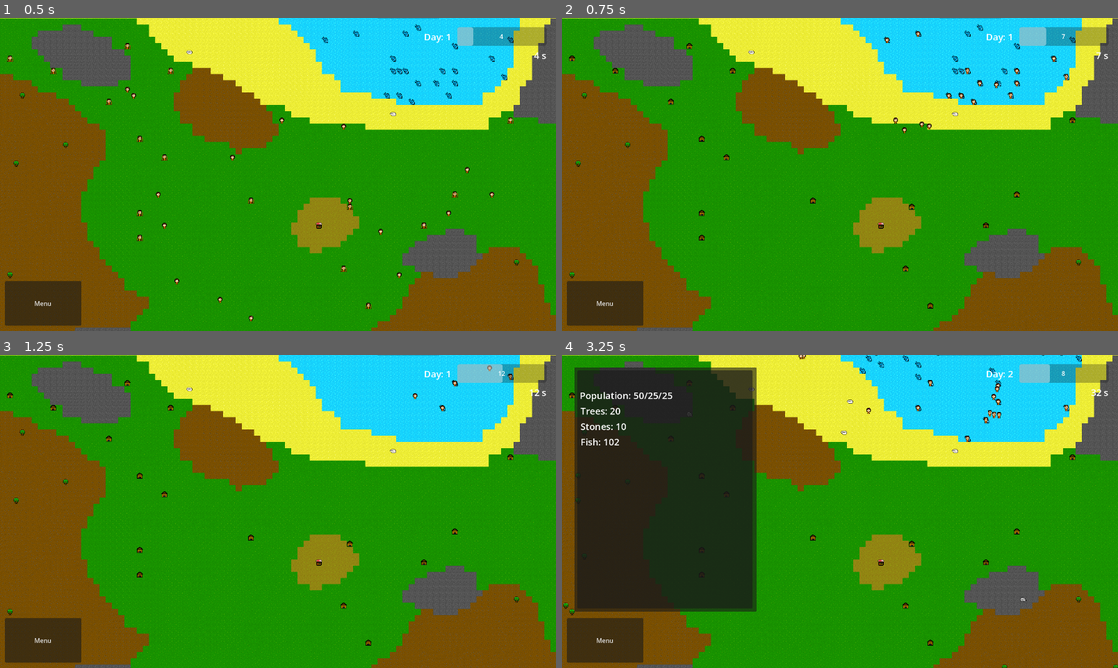
Above: before the commit, frames 1-4 (two rows, left to right).
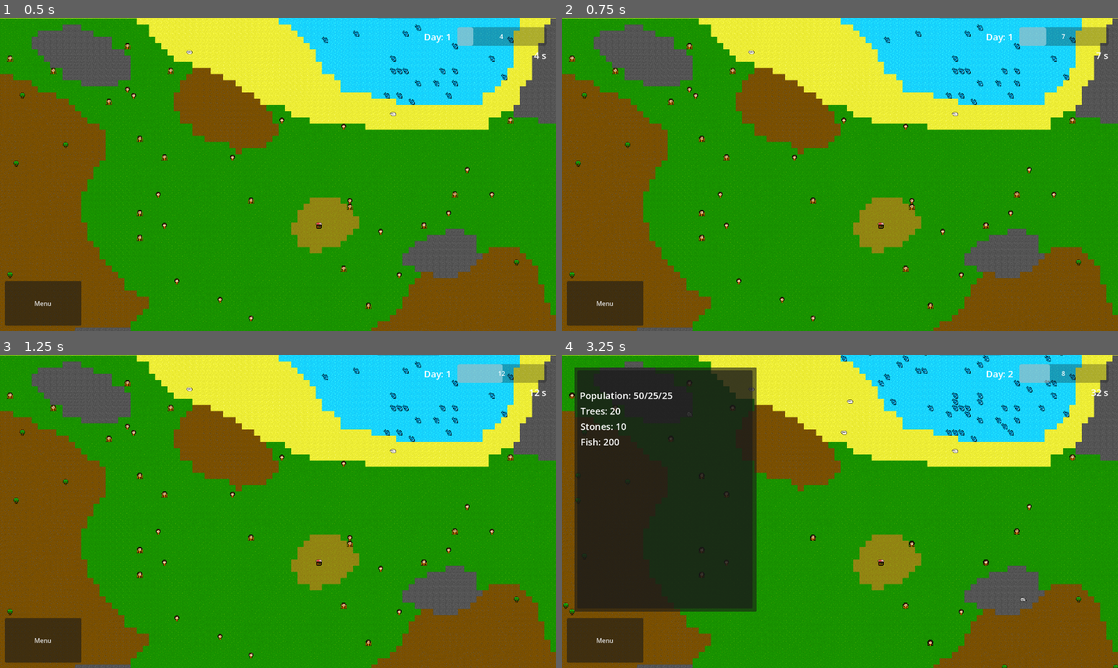
Above: after the commit, the same moments.

Repository: nookaeo/econ-village
Game: Godot game, scene res://scenes/core/world.tscn
Same seed, same stepped clock (60 frames per second), same inputs: the game is played once before the commit and once after it.
Inputs (mouse positions are in pixels of both pictures, inside the frame that each line leads up to):
- Up to frame 1 (0.5 s): no input
- Up to frame 2 (0.75 s): move the mouse to (962, 158) at 0.52 s; click (962, 158) at 0.67 s
- Up to frame 3 (1.25 s): no input
- Up to frame 4 (3.25 s): click "Menu" at 1.25 s; drag from (728, 527) to (812, 574) at 2.02 s; move the mouse to (895, 442) at 2.77 s; click (895, 442) at 2.92 s

Frame 1 is identical in both runs. In frame 2, 0.7% of the frame differs, in the area x 1-93%, y 4-97%; in frame 3, 0.8%; in frame 4, 1.1%, in the area x 1-94%, y 0-94%.
Error after the commit: Invalid access to property or key 'house_storage_size' on a base object of type 'Nil'. (res://scripts/entities/brain/extends/fishing.gd:6)

Commit message:
bt: fix fishing logic

Diff:
--- a/scripts/entities/brain/extends/catch_fish.gd
+++ b/scripts/entities/brain/extends/catch_fish.gd
@@ -8,8 +8,7 @@
 
 	if blackboard.board["target"].gatherer != agent :
 		return Status.FAILURE
-	if agent.active_energy <= 10:
-		return Status.FAILURE
+
 	blackboard.board["target"].gather()
 
 	return Status.RUNNING
--- a/scripts/entities/brain/extends/find_fish.gd
+++ b/scripts/entities/brain/extends/find_fish.gd
@@ -1,9 +1,12 @@
 extends BTAction
+@export var nat_resource :String
+func tick(_actor: Node, _blackboard :Node) -> Status:
+	var agent :Villagent = _actor
+	var blackboard :Blackboard = _blackboard
 
-func tick(_actor: Node, _blackboard :Node) -> Status:
-	#var agent :Villagent = _actor
-	var blackboard :Blackboard = _blackboard
-	if is_instance_valid(NatResourceManager.find_nearest_resource(_actor,"Fish")):
-		blackboard.board["target"] = NatResourceManager.find_nearest_resource(_actor,"Fish")
+	if is_instance_valid(NatResourceManager.find_nearest_resource(_actor,nat_resource)):
+		blackboard.board["target"] = NatResourceManager.find_nearest_resource(_actor,nat_resource)
 		return Status.SUCCESS
+
+	agent._move_to_grid(agent.tile_map.local_to_map(agent.home.global_position))
 	return Status.FAILURE
--- a/scripts/entities/brain/extends/fishing.gd
+++ b/scripts/entities/brain/extends/fishing.gd
@@ -3,14 +3,14 @@
 func get_utility_score(_actor :Node) -> float:
 	var agent :Villagent = _actor
 	var fish_have :float = 0
-	var fish_want :float = 400
+	var fish_want :float = int((agent.home.house_storage_size * agent.home.rule["FoodStock"]) / ItemData.items[ItemData.ItemName.Fish]["weight"])
 	if agent.home == null:
 		return 0.0
 	if agent.home.house_level < 1:
 		return 0.0
 	if agent.home.house_storage.has(3):
 		fish_have = agent.home.house_storage[3]
-	if agent.active_energy <= 10:
+	if agent.active_energy <= 50:
 		return 0.0
 	var fish_need :float = clamp((fish_want - fish_have) / fish_want,0,1)
 	#print("fish: ",fish_need)
